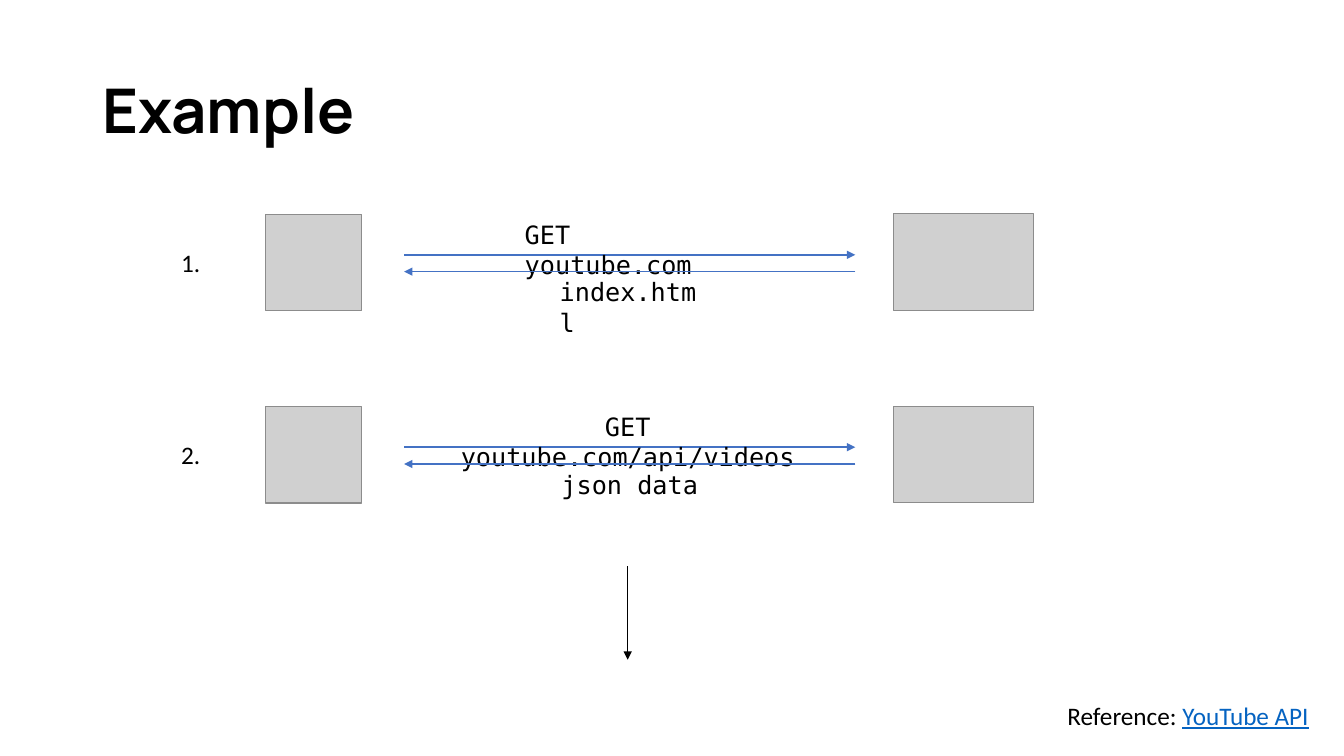
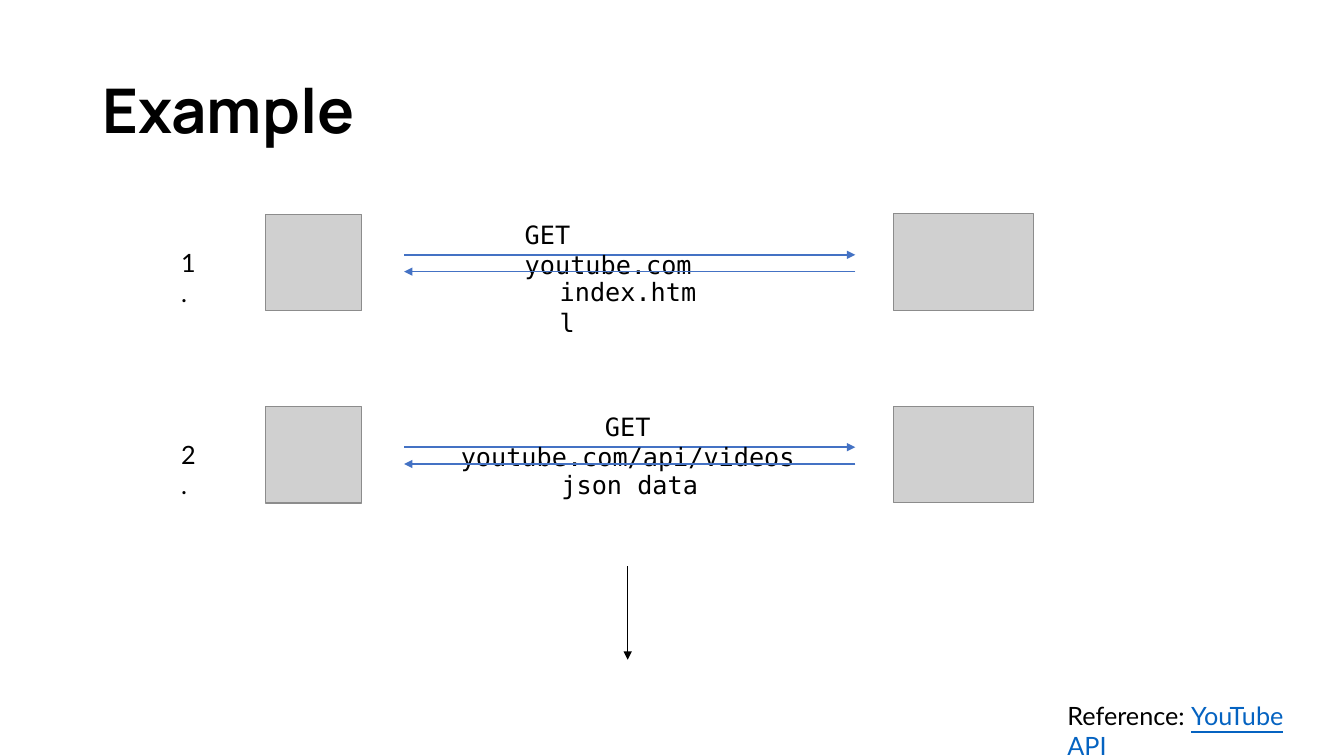
Before and after one commit to d33kshant/webdev-workshop, a slide deck: slide 5 of resources/workshop-presentation.pptx. Drawn at 1344x756 pixels with LibreOffice and Linux fonts; fonts in the diff are those of the drawing; grey boxes stand for pictures. Boxes give left, top, right and bottom in pixels: in the first picture for what was removed or moved away, otherwise in the second. Text is boxed around its words. In the diff, an @@ line names an element or a change of style, - is before the commit and + after.

```diff
--- a/resources/workshop-presentation.pptx
+++ b/resources/workshop-presentation.pptx
@@ font Calibri to Lato in 3 elements at (181, 254, 196, 272), (181, 445, 196, 464), (1067, 706, 1283, 755) @@
```
Also in this commit, not shown: 4 other slides changed, 6 slides added, 1 slide removed.
